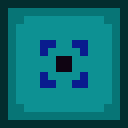
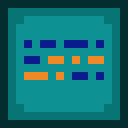
The second 128×128 image is a revision of the first. Changes to its layers:
renamed "Tier 2 Out" to "Normal Out", hid it over [left=40, top=40, right=88, bottom=88]
renamed "Tier 2 Side" to "Side", showed it, painted on it over [left=24, top=40, right=104, bottom=88]
removed layer "Sides" over [left=24, top=40, right=104, bottom=88]
painted on "Base" over [left=24, top=40, right=104, bottom=88]
